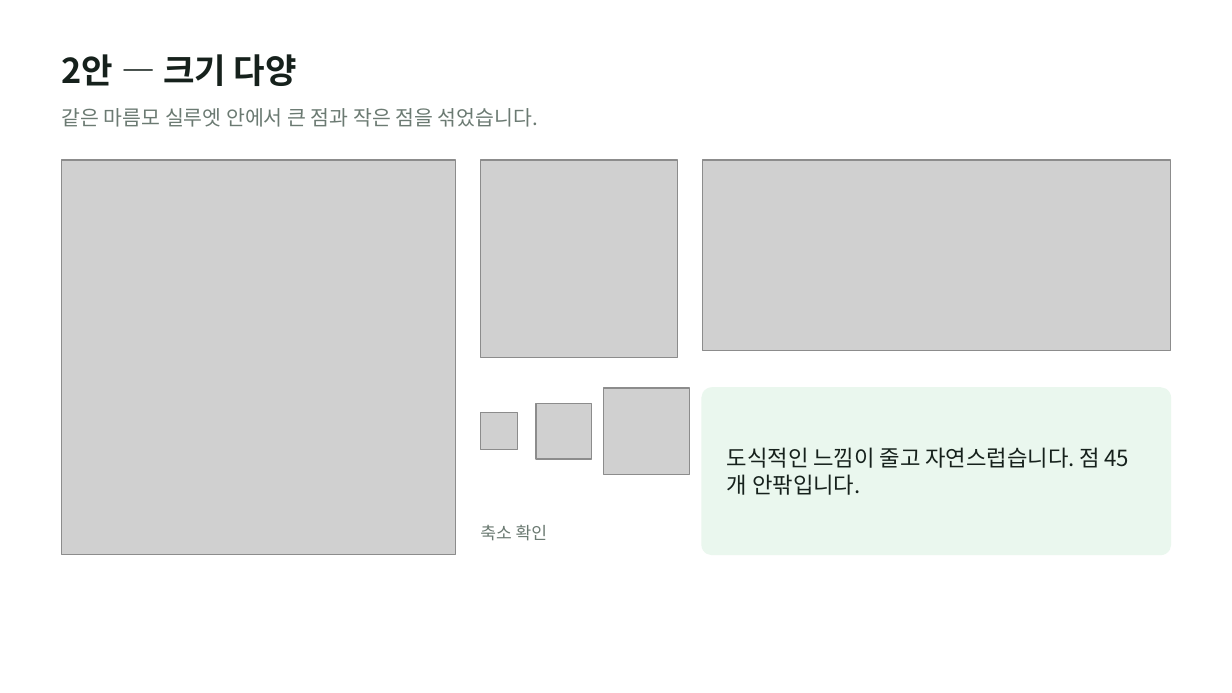
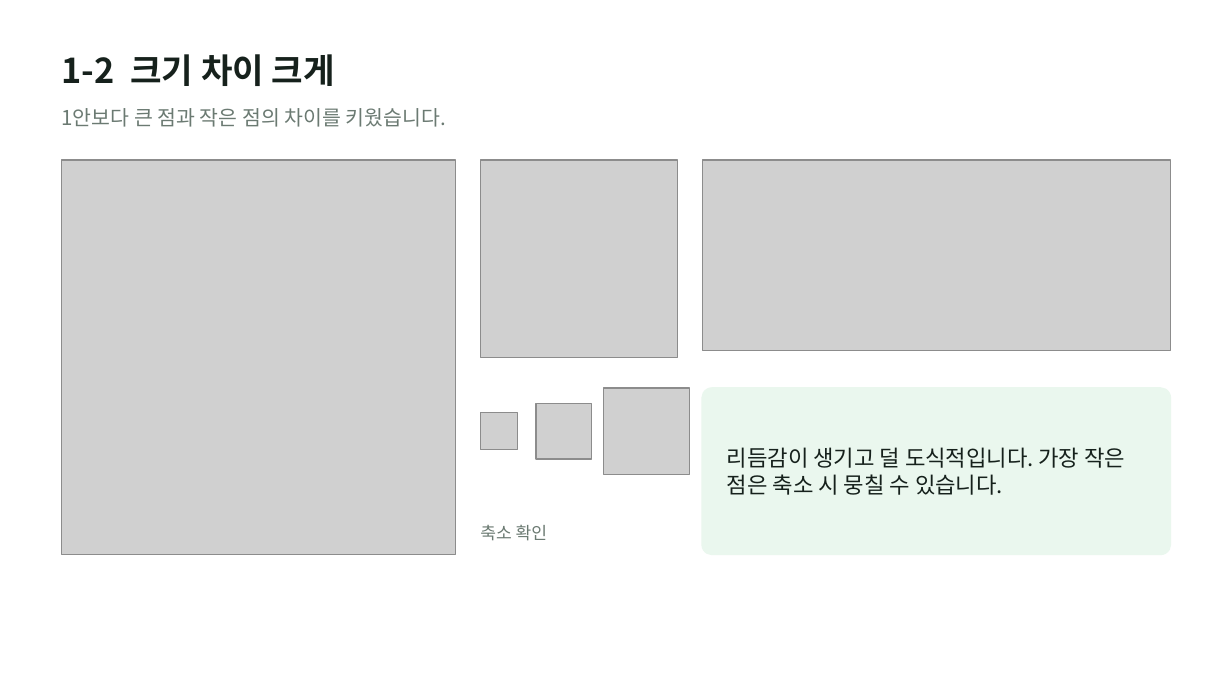
Before and after one commit to otterlee0208/otterlee, a slide deck: slide 5 of bi/zambia-variations-v3/plant-zambia-bi-variations-v3.pptx. Drawn at 1232x693 pixels with LibreOffice and Linux fonts; fonts in the diff are those of the drawing; grey boxes stand for pictures. Boxes give left, top, right and bottom in pixels: in the first picture for what was removed or moved away, otherwise in the second. Text is boxed around its words. In the diff, an @@ line names an element or a change of style, - is before the commit and + after.

```diff
--- a/bi/zambia-variations-v3/plant-zambia-bi-variations-v3.pptx
+++ b/bi/zambia-variations-v3/plant-zambia-bi-variations-v3.pptx
@@ text at [62,54,335,86]: text changed @@
-2안 — 크기 다양
+1-2 크기 차이 크게
@@ text at [62,108,447,127]: text changed @@
-같은 마름모 실루엣 안에서 큰 점과 작은 점을 섞었습니다.
+1안보다 큰 점과 작은 점의 차이를 키웠습니다.
@@ text at [727,447,1125,495]: text changed @@
-도식적인 느낌이 줄고 자연스럽습니다. 점 45개 안팎입니다.
+리듬감이 생기고 덜 도식적입니다. 가장 작은 점은 축소 시 뭉칠 수 있습니다.
```
Also in this commit, not shown: 6 other slides changed, 1 slide added, 49 other files.
